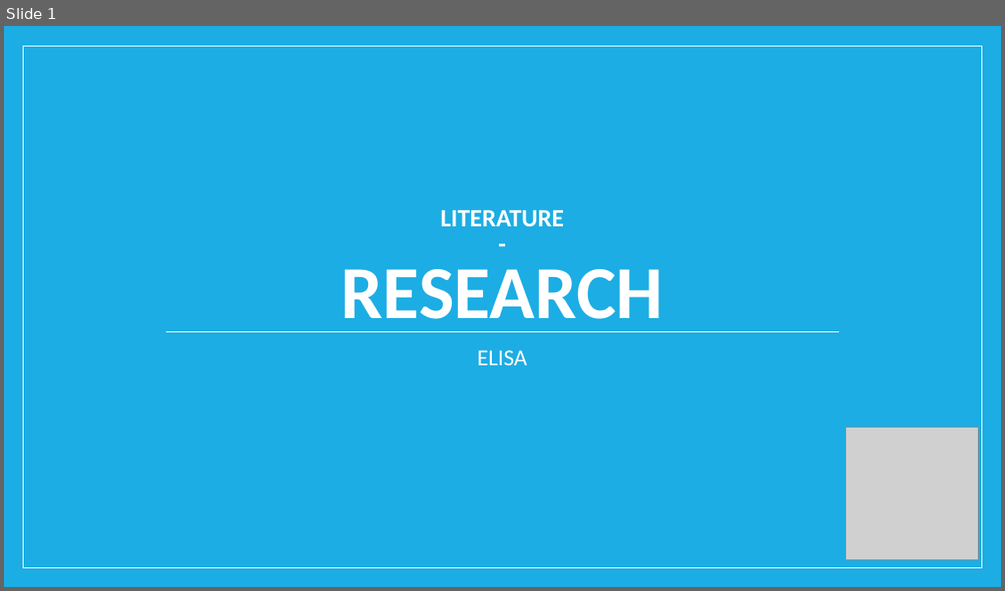
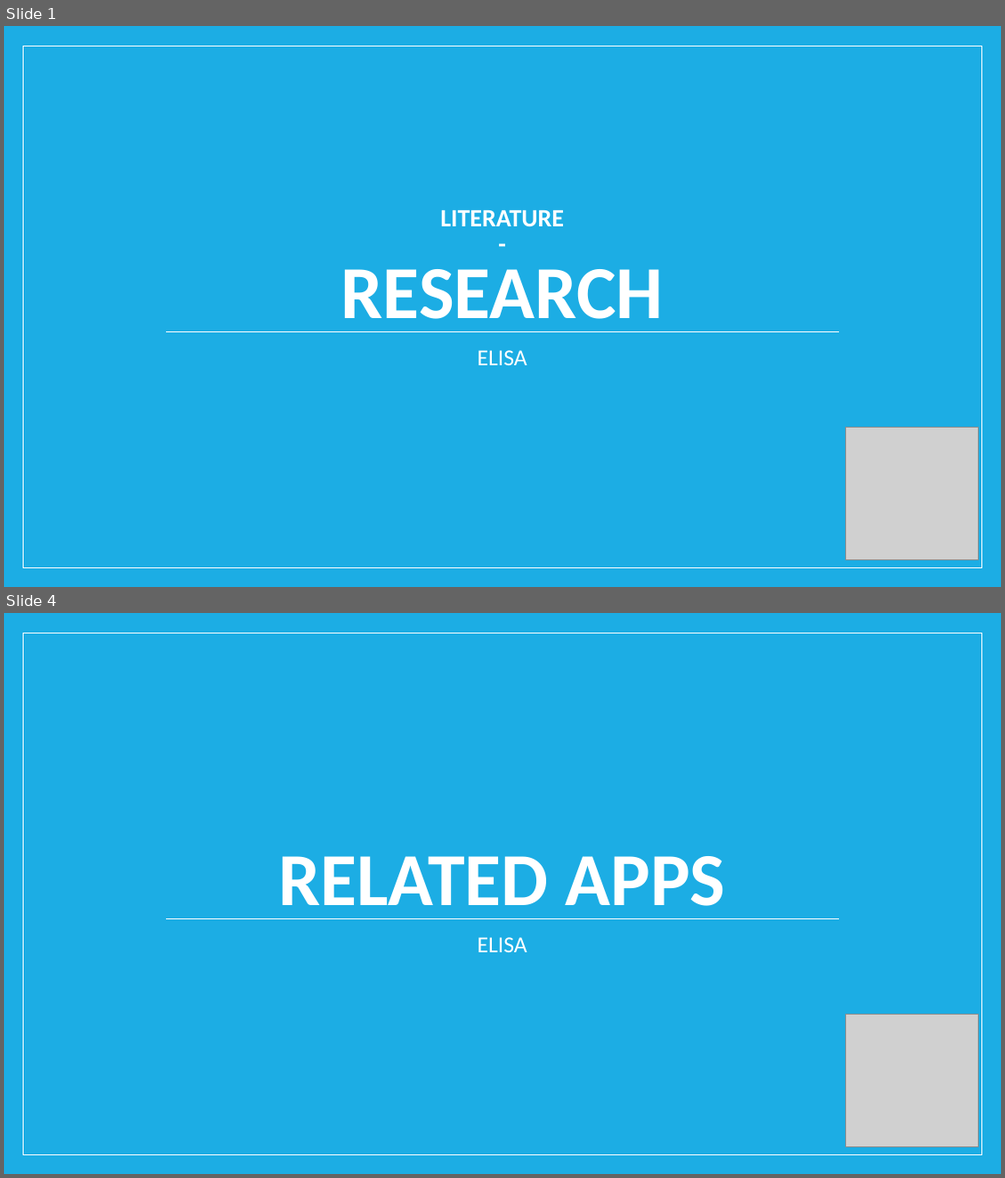
Before and after one commit to riedmaph/einkaufsliste, a slide deck: usabilityEngineering/A1/literatureResearch.pptx. Shown one above the other, each under a label of ours: slide 1 before the commit, slides 1 and 4 after it; the slides between them are not shown. The pictures are 1005x591 and 1005x1178 pixels, drawn with LibreOffice and Linux fonts; fonts in the diff are those of the drawing; grey boxes stand for pictures. Boxes give left, top, right and bottom in pixels: in the first picture for what was removed or moved away, otherwise in the second. Text is boxed around its words. In the diff, an @@ line names an element or a change of style, - is before the commit and + after.

```diff
--- a/usabilityEngineering/A1/literatureResearch.pptx
+++ b/usabilityEngineering/A1/literatureResearch.pptx
@@ slide 4 added at (4,613,1001,1174), background #1CADE4; not listed: 2 template elements that a slide beside it also shows @@
@@ title added at (278,856,726,919), 72 pt, text #FFFFFF, bold @@
+RELATED APPS
@@ subtitle added at (477,937,527,952), 22 pt, text #FFFFFF @@
+ELISA
@@ picture added at (846,1013,979,1146) @@
```
Also in this commit, not shown: 10 other slides added, 2 slides removed.
